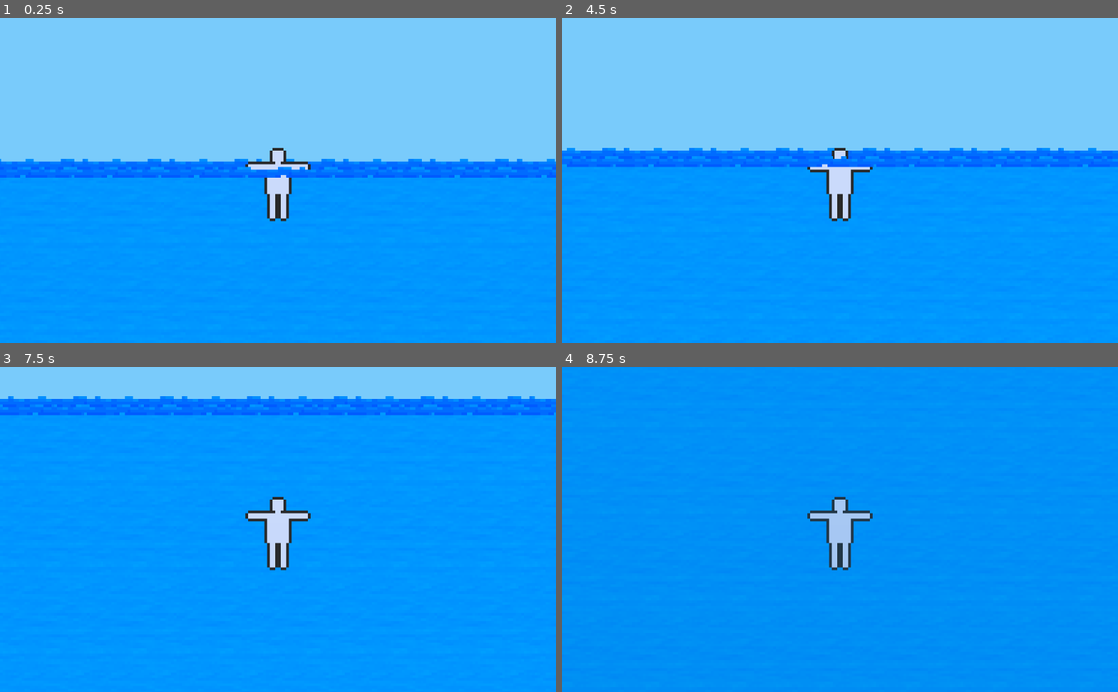
Above: before the commit, frames 1-4 (two rows, left to right).
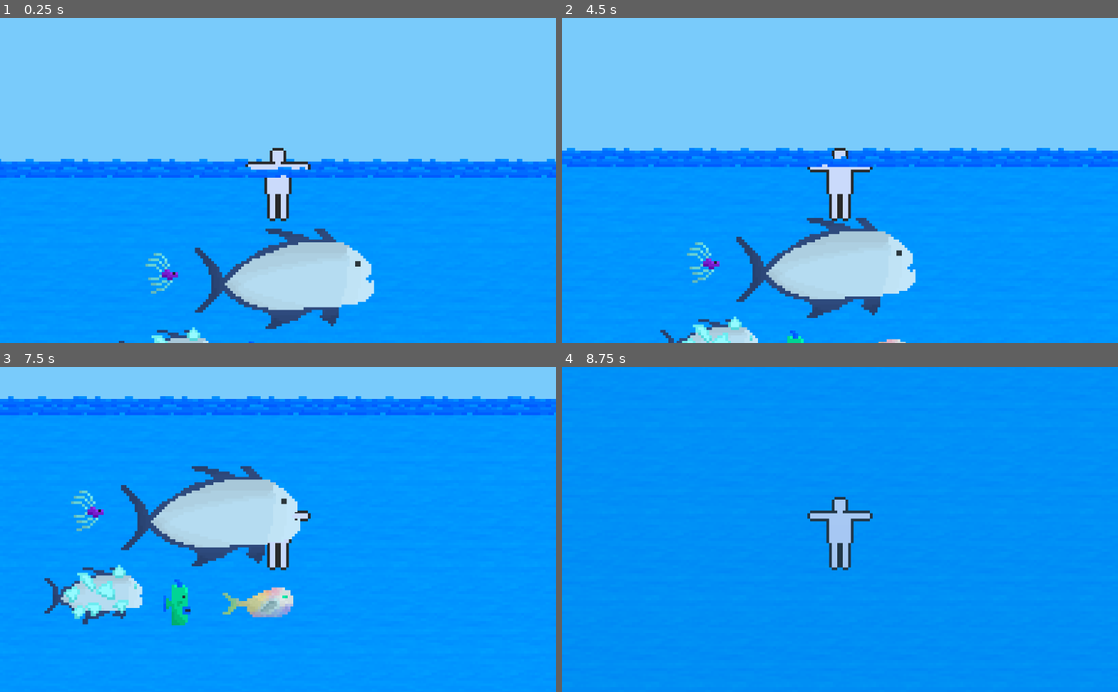
Above: after the commit, the same moments.

Repository: eliaperantoni/fisherman
Game: Godot game, scene res://scenes/main/Main.tscn
Two runs of this game, one before a commit and one after it. Both use one fixed random seed, a clock stepped at 60 frames per second and the inputs below.
Inputs:
- Up to frame 1 (0.25 s): no input
- Up to frame 2 (4.5 s): tap Enter at 0.5 s; hold Right (ui_right) 0.53-1.28 s; hold Shift 0.53-1.28 s; hold Down (ui_down) 1.28-2.03 s; tap Shift at 1.35, 2.85, 4.35 s; hold Right (ui_right) 2.03-2.78 s; hold Shift 2.03-2.78 s; tap Space at 2.75 s; hold Up (ui_up) 2.78-3.53 s; hold Shift 3.53-4.28 s; hold Left (ui_left) from 3.53 s (still down)
- Up to frame 3 (7.5 s): release Left (ui_left) at 5.03 s; hold Down (ui_down) 5.03-5.78 s; hold Shift 5.03-5.78 s; hold Right (ui_right) 5.78-6.53 s; tap Shift at 5.85, 7.35 s; tap Enter at 6.5 s; hold Up (ui_up) 6.53-7.28 s; hold Shift 6.53-7.28 s; hold Right (ui_right) from 7.28 s (still down)
- Up to frame 4 (8.75 s): release Right (ui_right) at 8.03 s; hold Down (ui_down) from 8.03 s (still down); hold Shift from 8.03 s (still down)

The runs differ from the first frame. In frame 1, 6.3% of the frame differs, in the area x 21-68%, y 64-100%; in frame 2, 6.9%; in frame 3, 8.6%, in the area x 8-54%, y 30-80%; in frame 4, nothing differs.

Commit message:
Added Iperoglife

Diff:
--- a/scenes/main/Main.tscn
+++ b/scenes/main/Main.tscn
@@ -7,6 +7,11 @@
 [ext_resource path="res://scenes/main/assets/light_dampening.tres" type="Texture" id=5]
 [ext_resource path="res://scenes/border/Border.tscn" type="PackedScene" id=6]
 [ext_resource path="res://scenes/player/Player.tscn" type="PackedScene" id=7]
+[ext_resource path="res://scenes/mobs/pacific/assets/fish_vibrissae_musicalis.png" type="Texture" id=8]
+[ext_resource path="res://scenes/mobs/aggressive/assets/fish_iperoglife.png" type="Texture" id=9]
+[ext_resource path="res://scenes/mobs/pacific/assets/fish_oblungo_dementis.png" type="Texture" id=10]
+[ext_resource path="res://scenes/mobs/pacific/assets/fish_carango_crystal.png" type="Texture" id=11]
+[ext_resource path="res://scenes/mobs/pacific/assets/fish_carango.png" type="Texture" id=12]
 
 [sub_resource type="RectangleShape2D" id=1]
 extents = Vector2( 640, 1590 )
@@ -29,6 +34,7 @@
 [node name="Water" type="Node2D" parent="."]
 position = Vector2( 0, 1800 )
 __meta__ = {
+"_edit_group_": true,
 "_edit_lock_": true
 }
 
@@ -49,6 +55,7 @@
 [node name="Borders" type="Node2D" parent="."]
 position = Vector2( 0, 1800 )
 __meta__ = {
+"_edit_group_": true,
 "_edit_lock_": true
 }
 
@@ -102,5 +109,25 @@
 __meta__ = {
 "_edit_lock_": true
 }
+
+[node name="FishMusicalis" type="Sprite" parent="."]
+position = Vector2( -42.832, 40.2096 )
+texture = ExtResource( 8 )
+
+[node name="FishCarango" type="Sprite" parent="."]
+position = Vector2( 2.44754, 42.3075 )
+texture = ExtResource( 12 )
+
+[node name="FishCarangoCristalli" type="Sprite" parent="."]
+position = Vector2( -40.5593, 71.1535 )
+texture = ExtResource( 11 )
+
+[node name="FishOblungo" type="Sprite" parent="."]
+position = Vector2( -9.79017, 73.9507 )
+texture = ExtResource( 10 )
+
+[node name="FishIperoglife" type="Sprite" parent="."]
+position = Vector2( 19.93, 74.1255 )
+texture = ExtResource( 9 )
 [connection signal="body_entered" from="Water/Area" to="Player" method="_on_water_entered"]
 [connection signal="body_exited" from="Water/Area" to="Player" method="_on_water_exited"]
Not shown: 1 places in scenes/main/Main.tscn that only renumber resources
Binary file added: scenes/mobs/aggressive/assets/fish_iperoglife.png
Not shown, added: scenes/mobs/aggressive/assets/fish_iperoglife.png.import
Binary file added: scenes/mobs/aggressive/assets/sources/fish_iperoglife.aseprite
